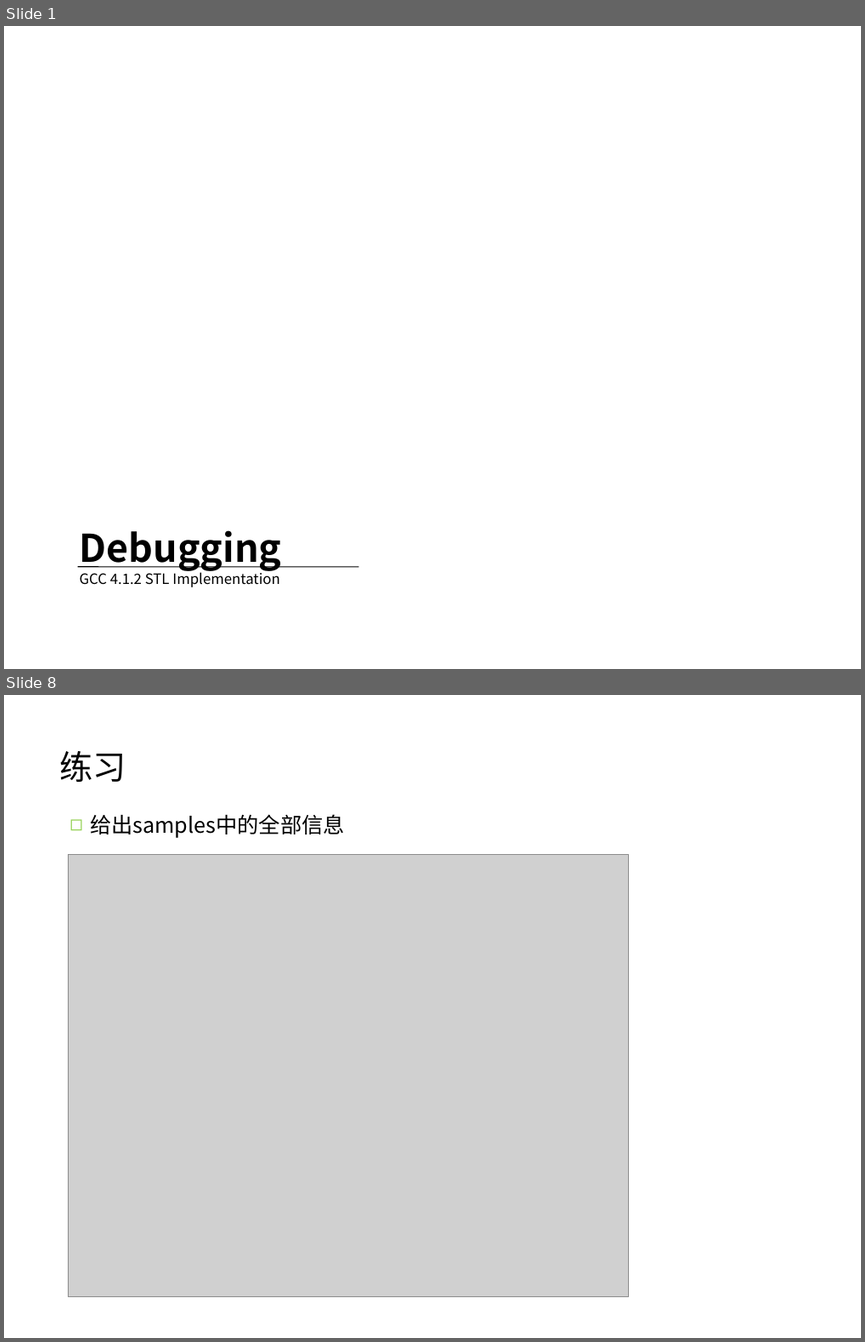
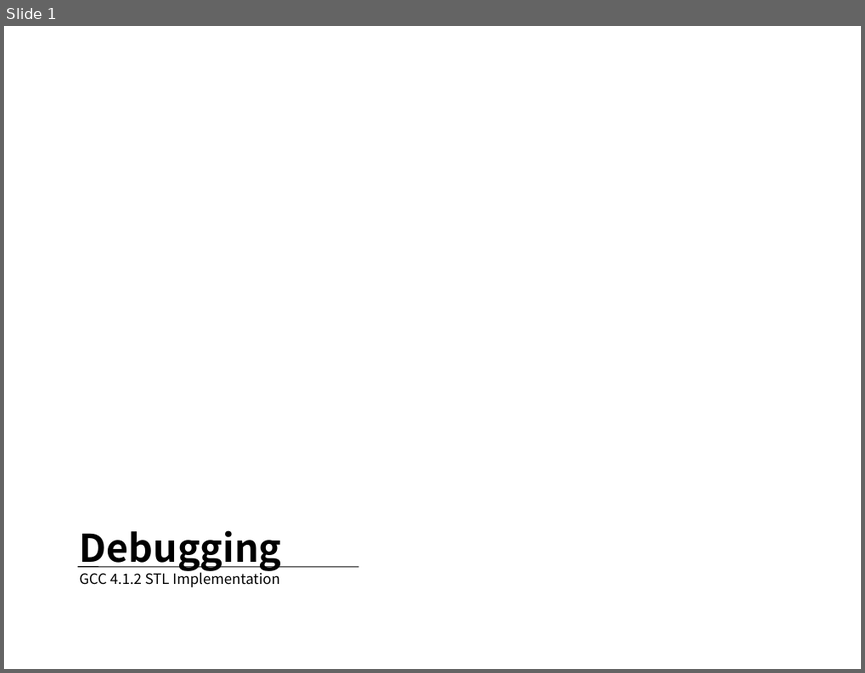
Before and after one commit to mir1128/GDBTraining, a slide deck: session2/Debugging Workshop 2.pptx. Shown one above the other, each under a label of ours: slides 1 and 8 before the commit, slide 1 after it; the slides between them are not shown. The pictures are 865x1342 and 865x673 pixels, drawn with LibreOffice and Linux fonts; fonts in the diff are those of the drawing; grey boxes stand for pictures; background and template pictures are left out. Boxes give left, top, right and bottom in pixels: in the first picture for what was removed or moved away, otherwise in the second. Text is boxed around its words. In the diff, an @@ line names an element or a change of style, - is before the commit and + after.

```diff
--- a/session2/Debugging Workshop 2.pptx
+++ b/session2/Debugging Workshop 2.pptx
@@ slide 8 removed at bbox=[4, 695, 861, 1338], background #FFFFFF @@
@@ text removed at bbox=[59, 751, 126, 782] @@
-练习
@@ text removed at bbox=[90, 814, 344, 838] @@
-◻ 给出samples中的全部信息
@@ picture removed at bbox=[69, 854, 629, 1296] @@
```
Also in this commit, not shown: 1 slide changed, 2 slides added, 9 other slides removed, 8 other files.
